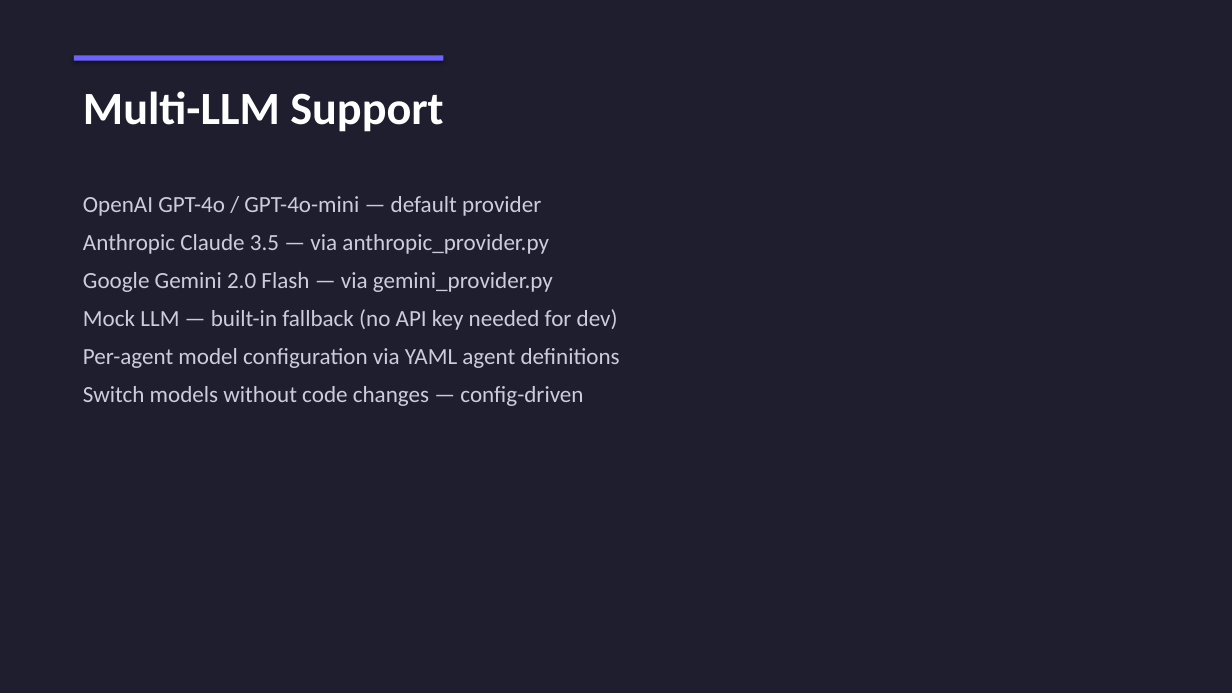
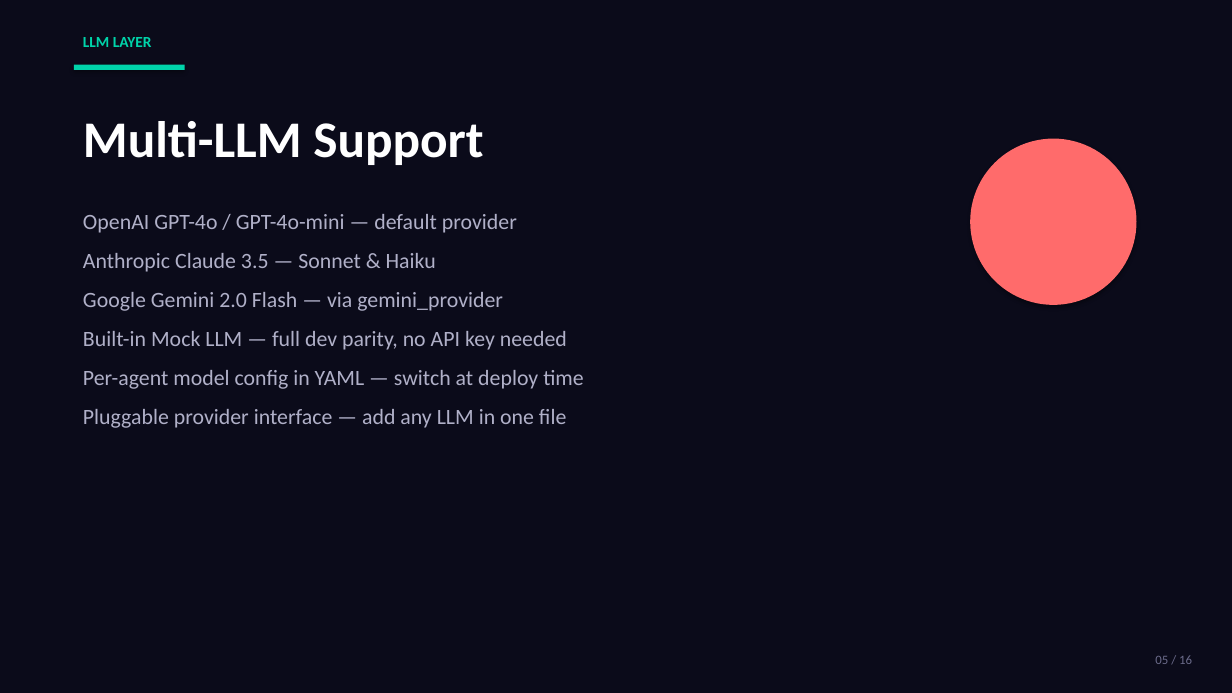
Before and after one commit to ShubhamRSY/voice-agents, a slide deck: slide 5 of Nexus_Overview.pptx. Drawn at 1232x693 pixels with LibreOffice and Linux fonts; fonts in the diff are those of the drawing. Boxes give left, top, right and bottom in pixels: in the first picture for what was removed or moved away, otherwise in the second. Text is boxed around its words. In the diff, an @@ line names an element or a change of style, - is before the commit and + after.

Commit message:
Modernize Nexus PPT with contemporary dark design

```diff
--- a/Nexus_Overview.pptx
+++ b/Nexus_Overview.pptx
@@ background #1E1E2E to #0B0B1A @@
@@ rectangle removed at <box>74,55,444,61</box> @@
@@ text added at <box>83,37,152,47</box>, 12 pt, text #00D4AA, bold @@
+LLM LAYER
@@ rectangle added at <box>74,65,185,70</box>, fill #00D4AA @@
@@ text "Multi-LLM Support": place and size @@
-text "Multi-LLM Support" at <box>83,91,443,132</box>
+text "Multi-LLM Support" at <box>83,121,483,165</box>
@@ text "Multi-LLM Support" at <box>83,121,483,165</box>: size 36 to 40 pt @@
@@ ellipse added at <box>970,139,1137,305</box>, fill #FF6B6B @@
@@ text "OpenAI GPT-4o / GPT-4o-mini — ...": place and size @@
-text "OpenAI GPT-4o / GPT-4o-mini — ..." at <box>83,196,620,406</box>
+text "OpenAI GPT-4o / GPT-4o-mini — ..." at <box>83,214,583,428</box>
@@ text at <box>83,214,517,233</box>: size 18 to 17 pt, text colour #CCCCDD to #B0B0C8 in "OpenAI GPT-4o / GPT-4o-mini — default provider"; more space between paragraphs @@
@@ text at <box>83,253,583,428</box>: text changed; size 18 to 17 pt; text colour #CCCCDD to #B0B0C8 @@
-Anthropic Claude 3.5 — via anthropic_provider.py
-Google Gemini 2.0 Flash — via gemini_provider.py
-Mock LLM — built-in fallback (no API key needed for dev)
-Per-agent model configuration via YAML agent definitions
-Switch models without code changes — config-driven
+Anthropic Claude 3.5 — Sonnet & Haiku
+Google Gemini 2.0 Flash — via gemini_provider
+Built-in Mock LLM — full dev parity, no API key needed
+Per-agent model config in YAML — switch at deploy time
+Pluggable provider interface — add any LLM in one file
@@ text added at <box>1155,655,1192,664</box>, 10 pt, text #6B6B8A @@
+05 / 16
```
Also in this commit, not shown: 12 other slides changed, 3 slides added, 1 slide removed, 1 other file.
